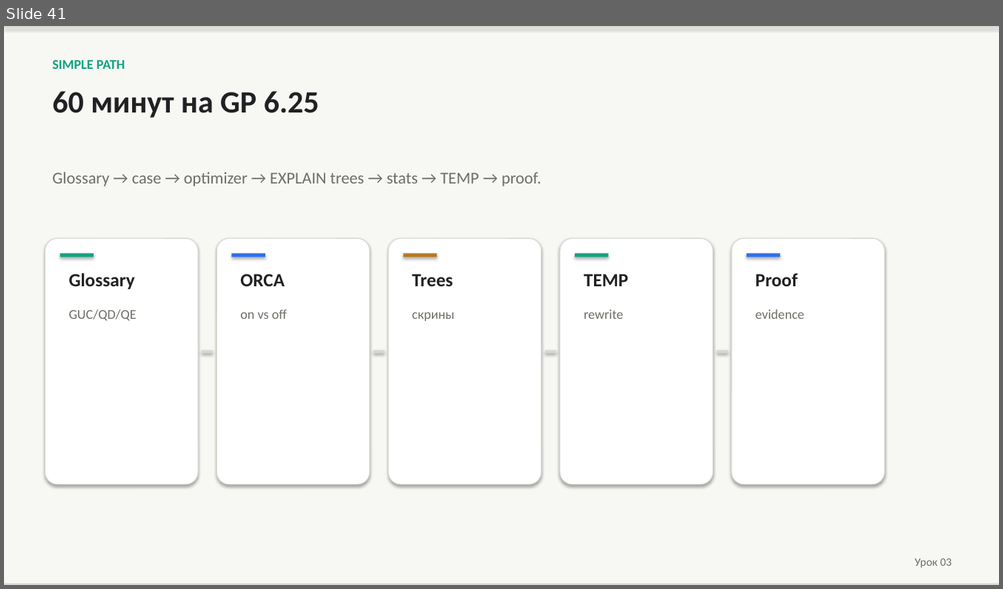
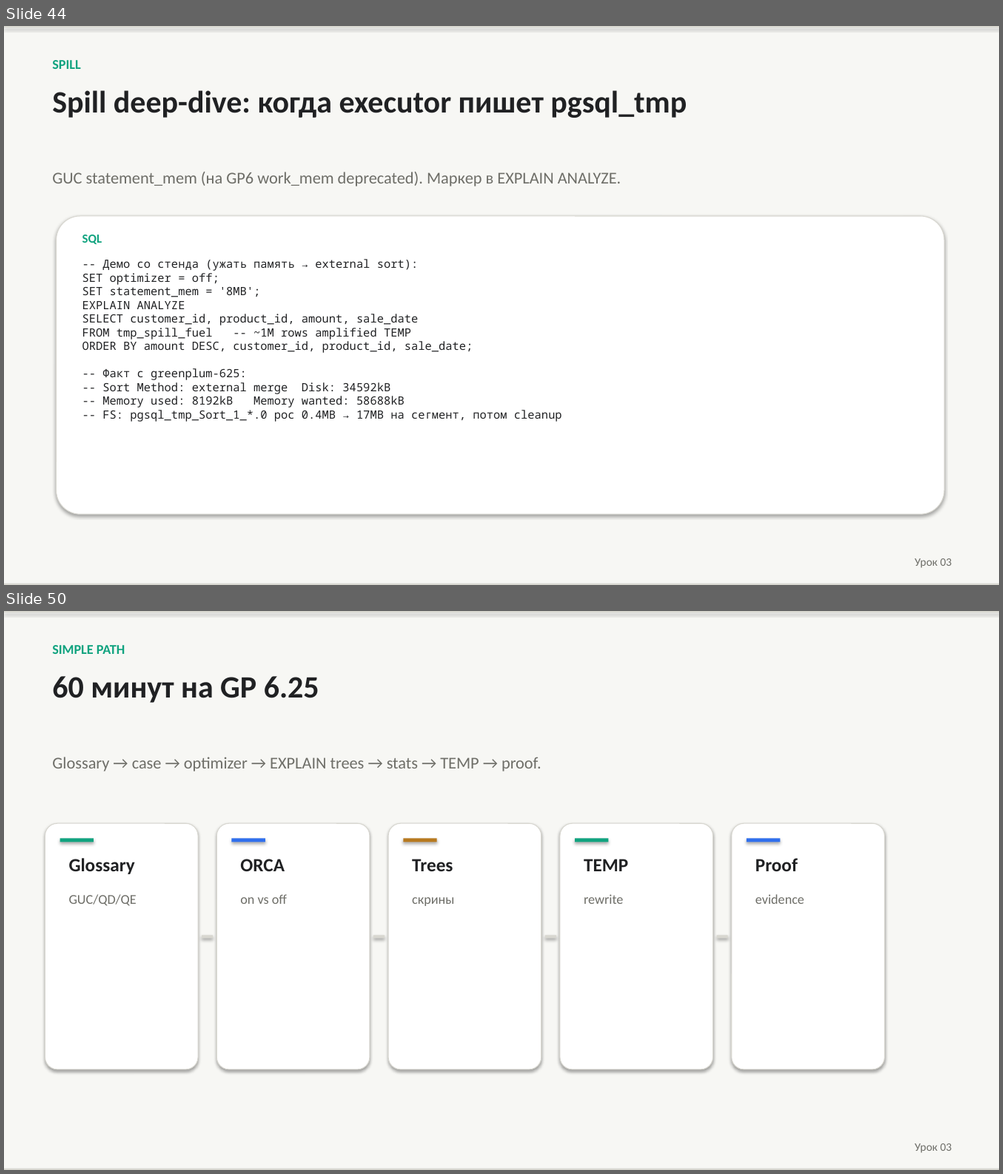
Before and after one commit to PaulKov/de-mentor, a slide deck: artifacts/greenplum-query-tuning-theory.pptx. Shown one above the other, each under a label of ours: slide 41 before the commit, slides 44 and 50 after it; the slides between them are not shown. The pictures are 1003x589 and 1003x1174 pixels, drawn with LibreOffice and Linux fonts; fonts in the diff are those of the drawing. Boxes give left, top, right and bottom in pixels: in the first picture for what was removed or moved away, otherwise in the second. Text is boxed around its words. In the diff, an @@ line names an element or a change of style, - is before the commit and + after.

```diff
--- a/artifacts/greenplum-query-tuning-theory.pptx
+++ b/artifacts/greenplum-query-tuning-theory.pptx
@@ slide 44 added at (4, 26, 999, 585), background #FFFFFF @@
@@ rectangle added at (4, 26, 999, 585), fill #F7F7F4 @@
@@ rectangle added at (4, 26, 999, 27), fill #D8D7D0 @@
@@ text added at (52, 60, 80, 69), 13 pt, text #10A37F, bold @@
+SPILL
@@ text added at (52, 90, 686, 118), 30 pt, text #202123, bold @@
+Spill deep-dive: когда executor пишет pgsql_tmp
@@ text added at (52, 172, 621, 187), 16 pt, text #6E6E68 @@
+GUC statement_mem (на GP6 work_mem deprecated). Маркер в EXPLAIN ANALYZE.
@@ rounded rectangle added at (57, 216, 944, 514), fill #FFFFFF, outline #D8D7D0 0.75 pt @@
@@ text added at (82, 235, 102, 244), 12 pt, text #10A37F, bold @@
+SQL
@@ text added at (82, 259, 562, 422), 11 pt, text #202123 @@
+-- Демо со стенда (ужать память → external sort):
+SET optimizer = off;
+SET statement_mem = '8MB';
+EXPLAIN ANALYZE
+SELECT customer_id, product_id, amount, sale_date
+FROM tmp_spill_fuel -- ~1M rows amplified TEMP
+ORDER BY amount DESC, customer_id, product_id, sale_date;
+-- Факт с greenplum-625:
+-- Sort Method: external merge Disk: 34592kB
+-- Memory used: 8192kB Memory wanted: 58688kB
+-- FS: pgsql_tmp_Sort_1_*.0 рос 0.4MB → 17MB на сегмент, потом cleanup
@@ text added at (914, 559, 952, 568), 11 pt, text #6E6E68 @@
+Урок 03
@@ rectangle added at (4, 584, 999, 585), fill #D8D7D0 @@
@@ what was slide 41 is now slide 50 @@
```
Also in this commit, not shown: 2 slides changed, 10 other slides added, 2 slides removed, 33 other files.
